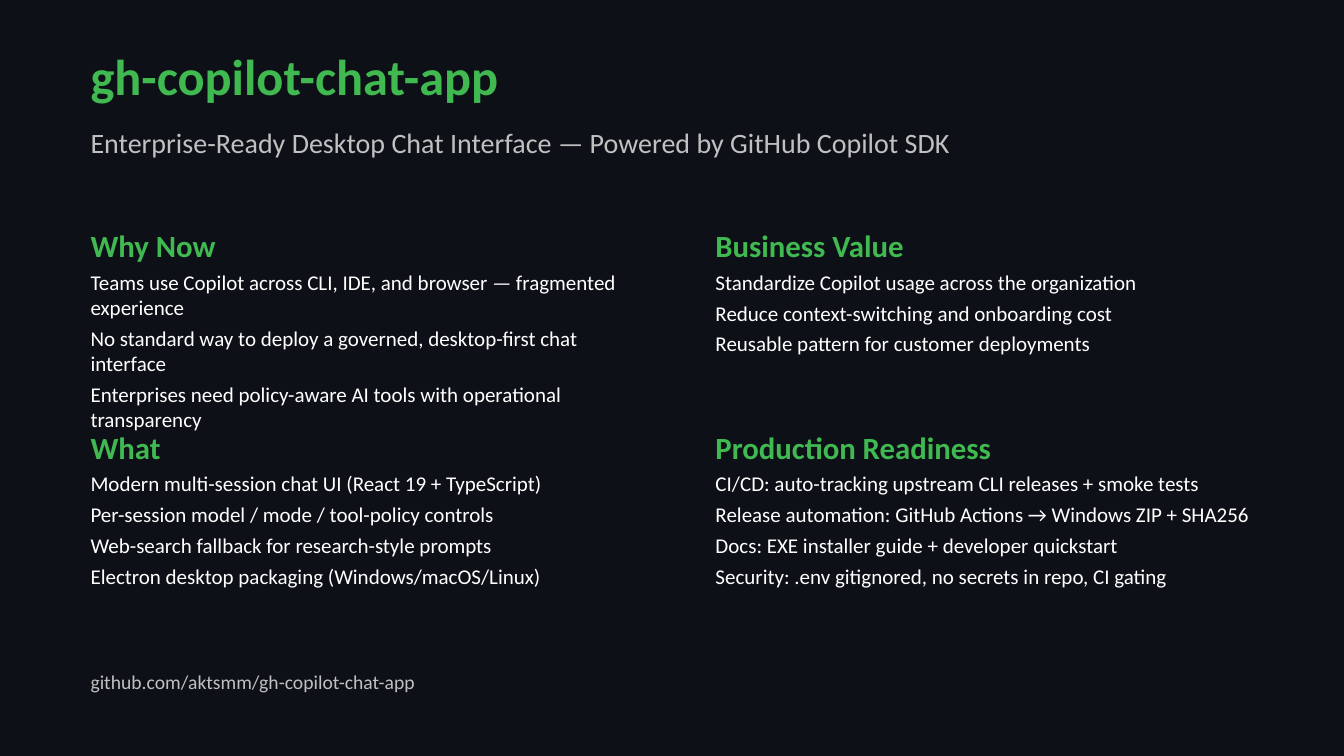
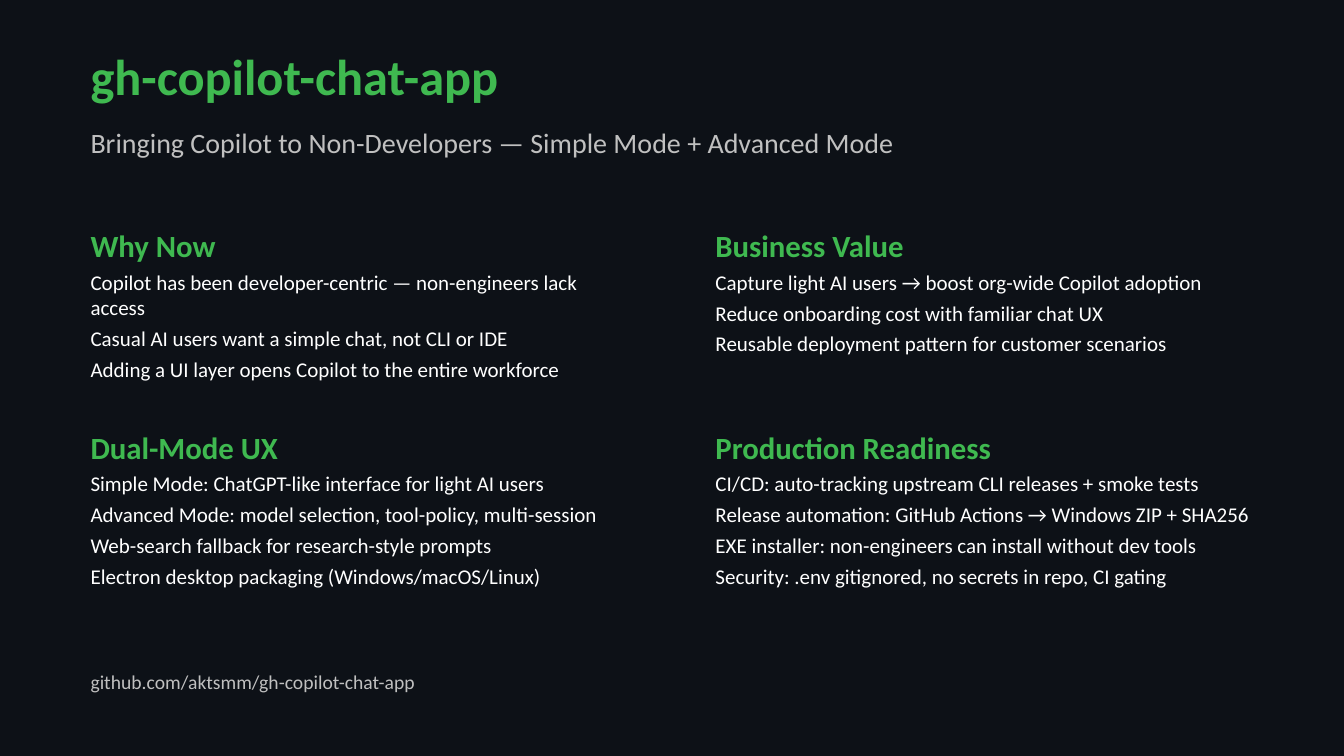
Before and after one commit to aktsmm/gh-copilot-chat-app, a slide deck: slide 1 of presentations/gh-copilot-chat-app-enterprise-challenge.pptx. Drawn at 1344x756 pixels with LibreOffice and Linux fonts; fonts in the diff are those of the drawing. Boxes give left, top, right and bottom in pixels: in the first picture for what was removed or moved away, otherwise in the second. Text is boxed around its words. In the diff, an @@ line names an element or a change of style, - is before the commit and + after.

Commit message:
chore(challenge): update deck messaging - Copilot for non-developers via dual UI modes

```diff
--- a/presentations/gh-copilot-chat-app-enterprise-challenge.pptx
+++ b/presentations/gh-copilot-chat-app-enterprise-challenge.pptx
@@ text at (91,133,893,158): text changed @@
-Enterprise-Ready Desktop Chat Interface — Powered by GitHub Copilot SDK
+Bringing Copilot to Non-Developers — Simple Mode + Advanced Mode
@@ text at (91,275,577,381): text changed @@
-Teams use Copilot across CLI, IDE, and browser — fragmented experience
-No standard way to deploy a governed, desktop-first chat interface
-Enterprises need policy-aware AI tools with operational transparency
+Copilot has been developer-centric — non-engineers lack access
+Casual AI users want a simple chat, not CLI or IDE
+Adding a UI layer opens Copilot to the entire workforce
@@ text at (715,275,1202,355): text changed @@
-Standardize Copilot usage across the organization
-Reduce context-switching and onboarding cost
-Reusable pattern for customer deployments
+Capture light AI users → boost org-wide Copilot adoption
+Reduce onboarding cost with familiar chat UX
+Reusable deployment pattern for customer scenarios
@@ text at (91,437,597,526): text changed @@
-What
-Modern multi-session chat UI (React 19 + TypeScript)
-Per-session model / mode / tool-policy controls
+Dual-Mode UX
+Simple Mode: ChatGPT-like interface for light AI users
+Advanced Mode: model selection, tool-policy, multi-session
@@ text at (715,538,1196,557): text changed @@
-Docs: EXE installer guide + developer quickstart
+EXE installer: non-engineers can install without dev tools
```
Also in this commit, not shown: 1 other slide changed, 1 other file.
